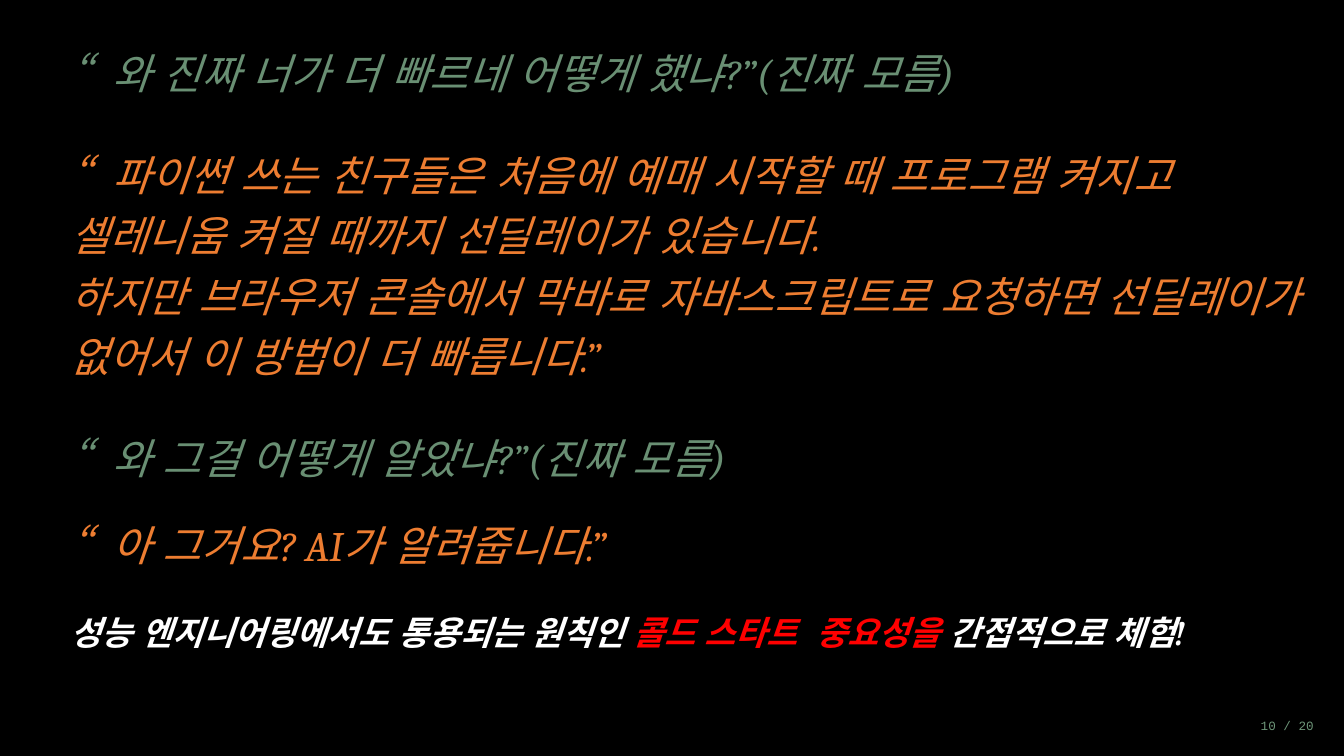
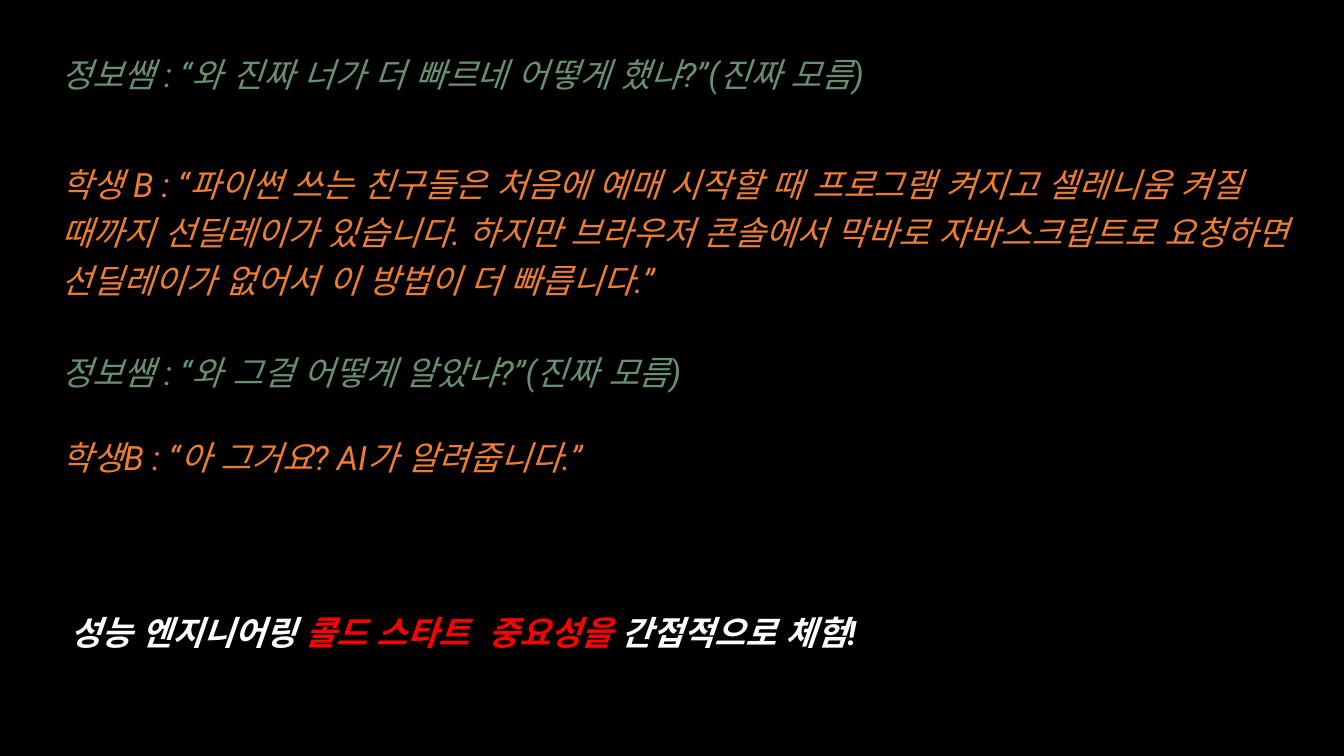
Before and after one commit to shk-cell/Macro_Classroom, a slide deck: slide 20 of AI기반 바이브코딩 시대의 교사역할과 교수학습설계.pptx. Drawn at 1344x756 pixels with LibreOffice and Linux fonts; fonts in the diff are those of the drawing. Boxes give left, top, right and bottom in pixels: in the first picture for what was removed or moved away, otherwise in the second. Text is boxed around its words. In the diff, an @@ line names an element or a change of style, - is before the commit and + after.

```diff
--- a/AI기반 바이브코딩 시대의 교사역할과 교수학습설계.pptx
+++ b/AI기반 바이브코딩 시대의 교사역할과 교수학습설계.pptx
@@ text at [62, 59, 853, 95]: text changed; size 30 to 24 pt; font Cambria to Roboto @@
-“와 진짜 너가 더 빠르네 어떻게 했냐?”(진짜 모름)
+정보쌤 : “와 진짜 너가 더 빠르네 어떻게 했냐?”(진짜 모름)
@@ text at [62, 169, 1289, 296]: text changed; size 30 to 24 pt; font Cambria to Roboto @@
-“파이썬 쓰는 친구들은 처음에 예매 시작할 때 프로그램 켜지고 셀레니움 켜질 때까지 선딜레이가 있습니다.
-하지만 브라우저 콘솔에서 막바로 자바스크립트로 요청하면 선딜레이가 없어서 이 방법이 더 빠릅니다.”
+학생 B : “파이썬 쓰는 친구들은 처음에 예매 시작할 때 프로그램 켜지고 셀레니움 켜질 때까지 선딜레이가 있습니다. 하지만 브라우저 콘솔에서 막바로 자바스크립트로 요청하면 선딜레이가 없어서 이 방법이 더 빠릅니다.”
@@ text at [62, 357, 670, 393]: text changed; size 30 to 24 pt; font Cambria to Roboto @@
-“와 그걸 어떻게 알았냐?”(진짜 모름)
+정보쌤 : “와 그걸 어떻게 알았냐?”(진짜 모름)
@@ text at [62, 442, 562, 473]: text changed; size 30 to 24 pt; font Cambria to Roboto @@
-“아 그거요? AI가 알려줍니다.”
+학생B : “아 그거요? AI가 알려줍니다.”
@@ text at [71, 616, 848, 648]: text changed; font Cambria to Roboto @@
-성능 엔지니어링에서도 통용되는 원칙인 콜드 스타트 중요성을 간접적으로 체험!
+성능 엔지니어링 콜드 스타트 중요성을 간접적으로 체험!
@@ text removed at [1261, 721, 1314, 730] @@
-10 / 20
```
Also in this commit, not shown: 29 other slides changed, 2 slides added, 2 slides removed.
